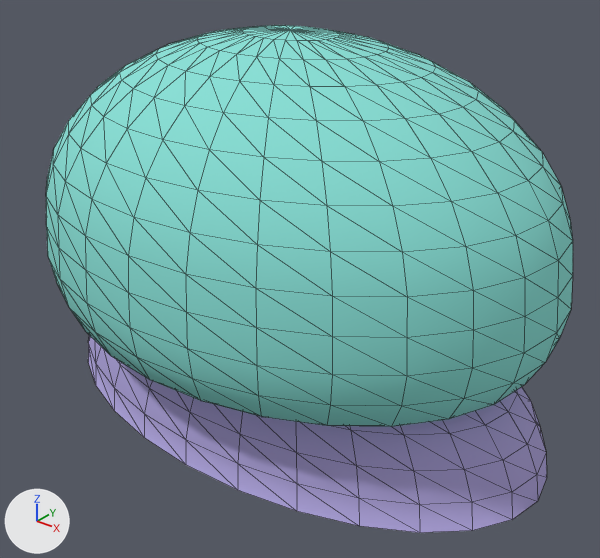
Two versions of the glTF model game/passengers/models/head_blob.glb, one commit apart.
Camera for both pictures: a camera (50 mm lens) standing at (0.511, -0.624, 0.534) and looking at (0.028, -0.021, 0.16). Lighting does not change. The marker at lower left points along +X, +Y and +Z. The picture after the commit comes second. Mesh edges are drawn as thin lines.

In view in the first picture: 'BlobHead', 'BlobShoulders'.
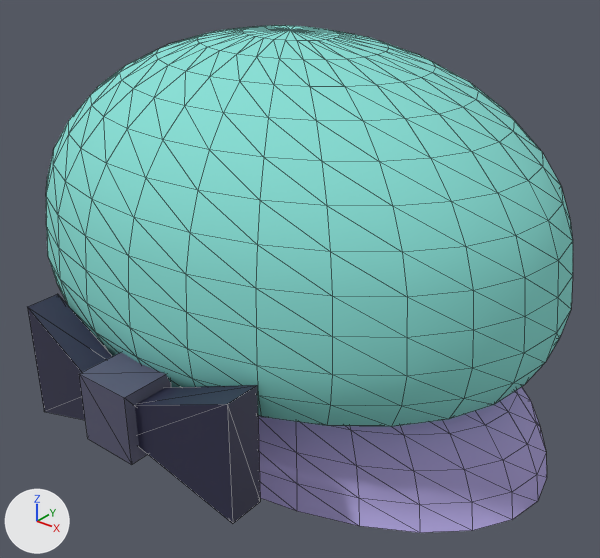
Where the change shows, as pixel boxes (x1, y1, x2, y2) in the pictures (600 x 558 px):
'BlobTie', added: after (27, 294, 260, 524)
    faces in mat_alientie (dark blue #30304b): (27, 294, 260, 524)
    faces in mat_alientieknot (greyish blue #595973): (79, 352, 171, 465)

The change, as a diff of the scene's bpy script:
```diff
--- a/game/passengers/models/head_blob.glb.py
+++ b/game/passengers/models/head_blob.glb.py
@@ mat_alientieknot @@
+mat_alientieknot = principled_material('AlienTieKnot')
+mat_alientieknot.base_color = (0.1, 0.1, 0.17)  # greyish blue #595973
@@ mat_alientie @@
+mat_alientie = principled_material('AlienTie')
+mat_alientie.base_color = (0.03, 0.03, 0.07)  # dark blue #30304b
@@ me_blobtie_001 @@
+me_blobtie_001.from_pydata(...)  # 24 vertices, 36 faces; spans x -0.13..0.13, y -0.026..0.03, z -0.06..0.06
+# faces by material slot: [24, 12]
+me_blobtie_001.materials.append(mat_alientie)  # dark blue #30304b
+me_blobtie_001.materials.append(mat_alientieknot)  # greyish blue #595973
@@ ob_blobtie @@
+ob_blobtie = bpy.data.objects.new('BlobTie', me_blobtie_001)
+ob_blobtie.location = (0.0, -0.233, 0.105)
```
